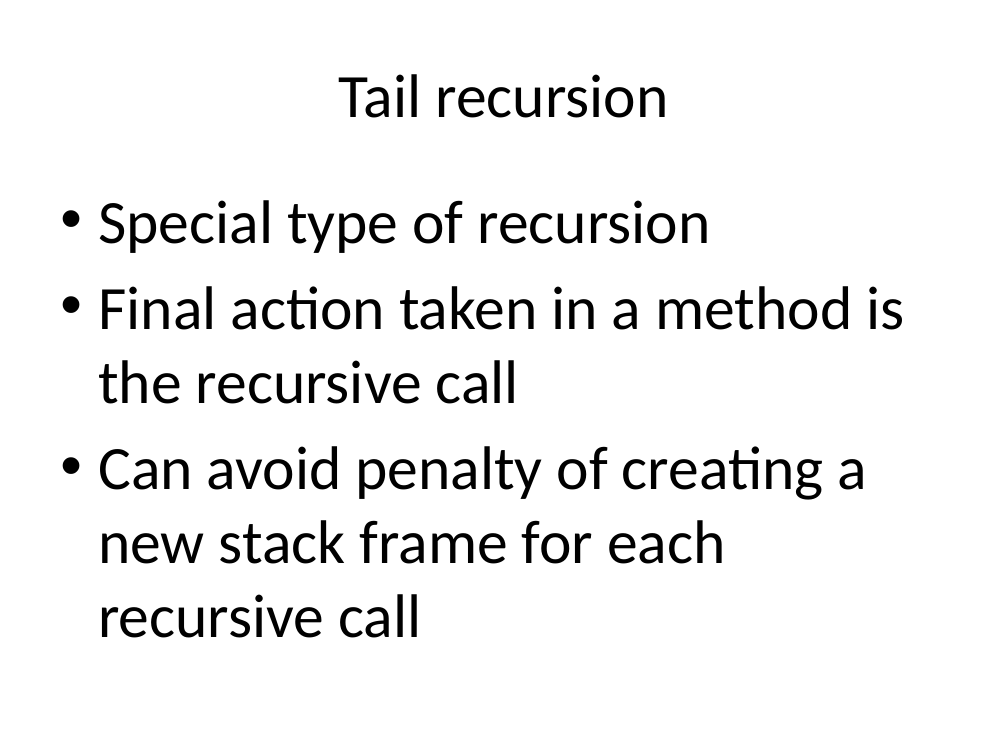
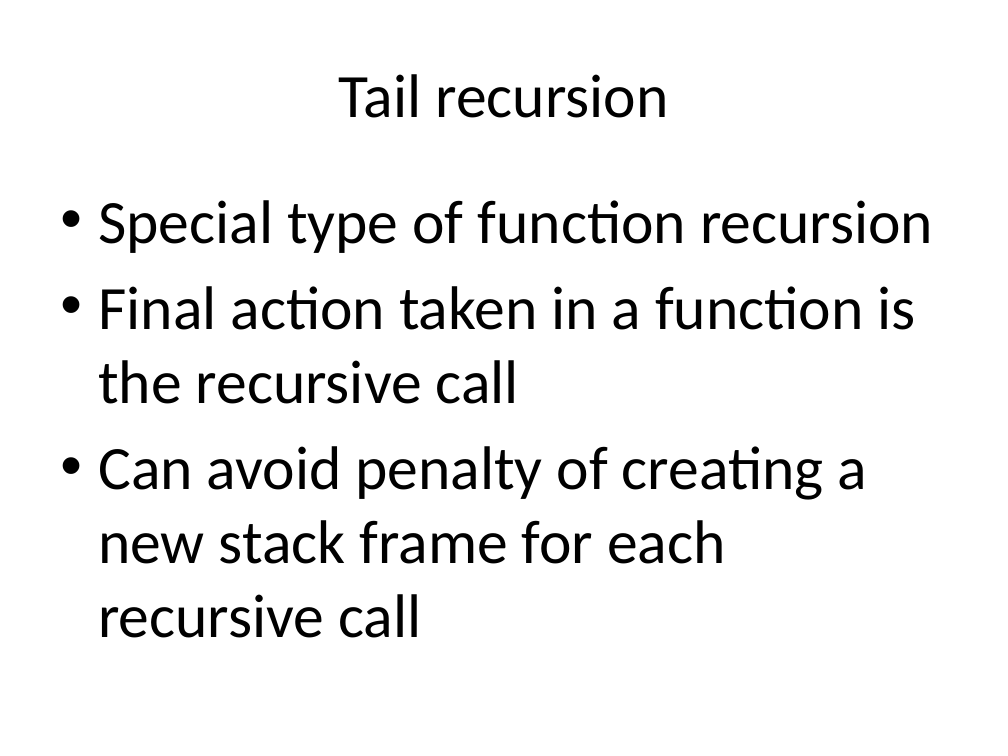
Before and after one commit to todkar/Away_Day, a slide deck: slide 17 of Scala_Away_Day.pptx. Drawn at 1008x756 pixels with LibreOffice and Linux fonts; fonts in the diff are those of the drawing. Boxes give left, top, right and bottom in pixels: in the first picture for what was removed or moved away, otherwise in the second. Text is boxed around its words. In the diff, an @@ line names an element or a change of style, - is before the commit and + after.

```diff
--- a/Scala_Away_Day.pptx
+++ b/Scala_Away_Day.pptx
@@ text at (x1=98, y1=200, x2=933, y2=404): text changed @@
-• Special type of recursion
-• Final action taken in a method is the recursive call
+• Special type of function recursion
+• Final action taken in a function is the recursive call
```
Also in this commit, not shown: 3 other slides changed, 1 slide added, 13 other files.
